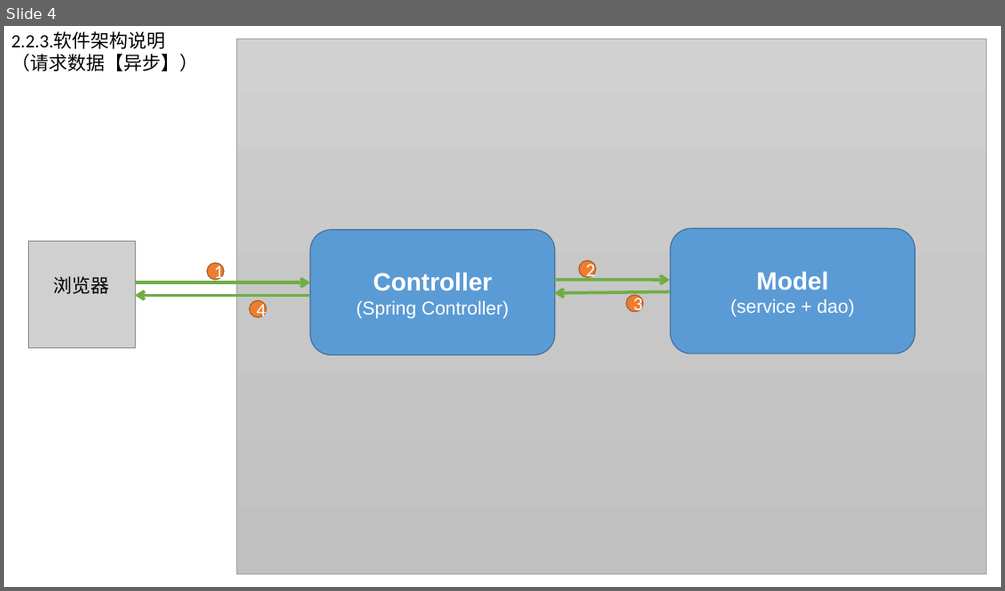
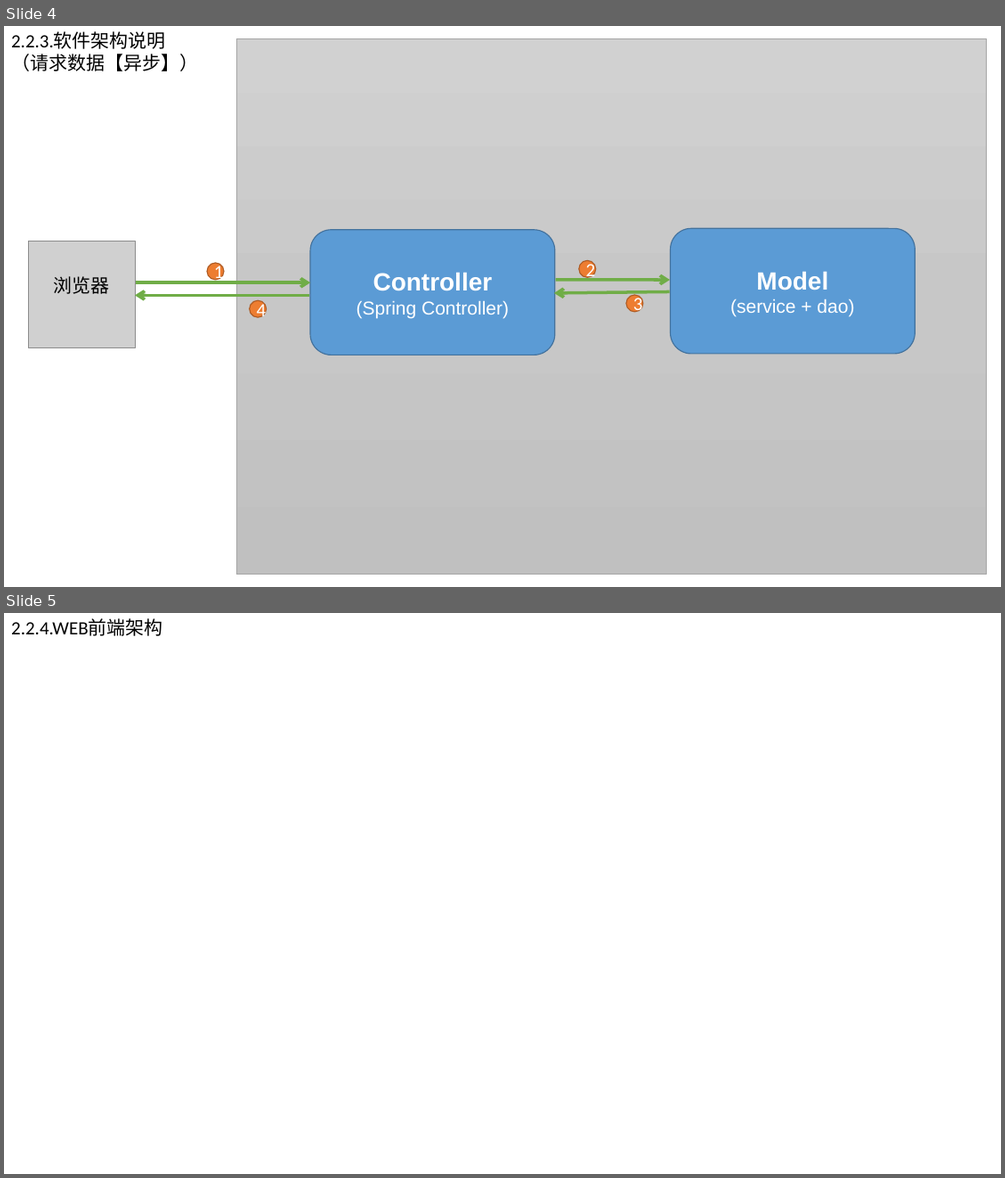
Before and after one commit to jiadongyuan/EmploymentGuidanceTracking, a slide deck: 文档/图例/概要设计.pptx. Shown one above the other, each under a label of ours: slide 4 before the commit, slides 4 and 5 after it. The pictures are 1005x591 and 1005x1178 pixels, drawn with LibreOffice and Linux fonts; fonts in the diff are those of the drawing; grey boxes stand for pictures. Boxes give left, top, right and bottom in pixels: in the first picture for what was removed or moved away, otherwise in the second. Text is boxed around its words. In the diff, an @@ line names an element or a change of style, - is before the commit and + after.

Commit message:
更新概要设计，增加了WEB前端架构

```diff
--- a/文档/图例/概要设计.pptx
+++ b/文档/图例/概要设计.pptx
@@ slide 5 added at (x1=4, y1=613, x2=1001, y2=1174), background #FFFFFF @@
@@ text added at (x1=11, y1=619, x2=163, y2=636), 18 pt, text #000000 @@
+2.2.4.WEB前端架构
```
